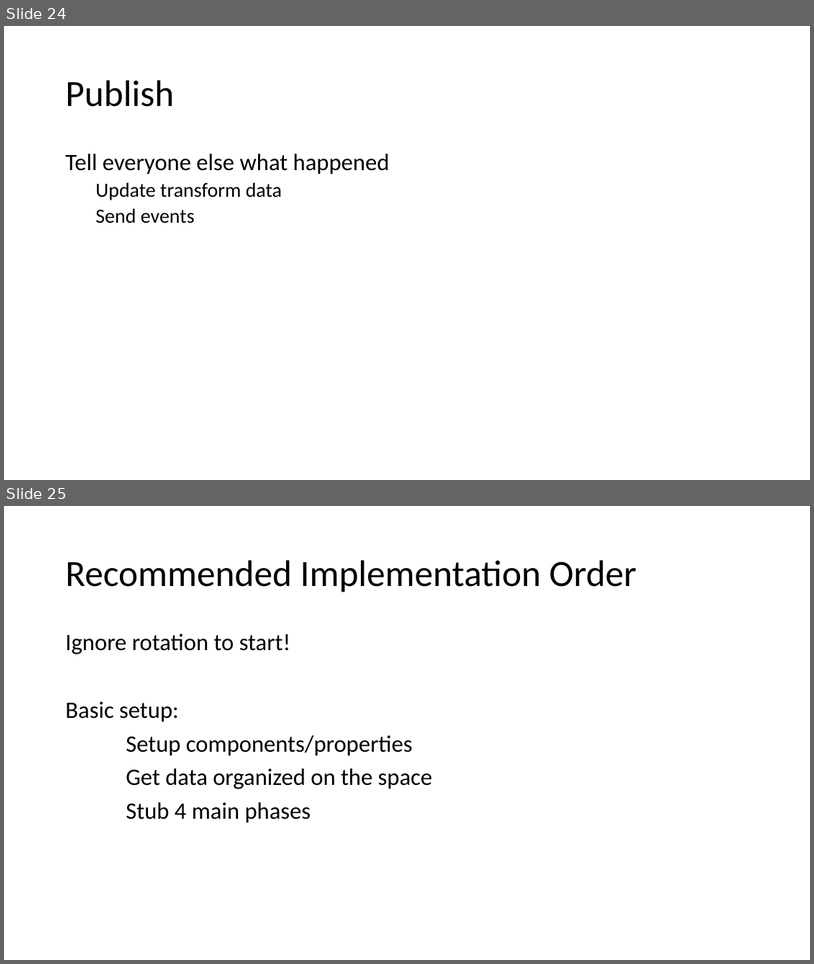
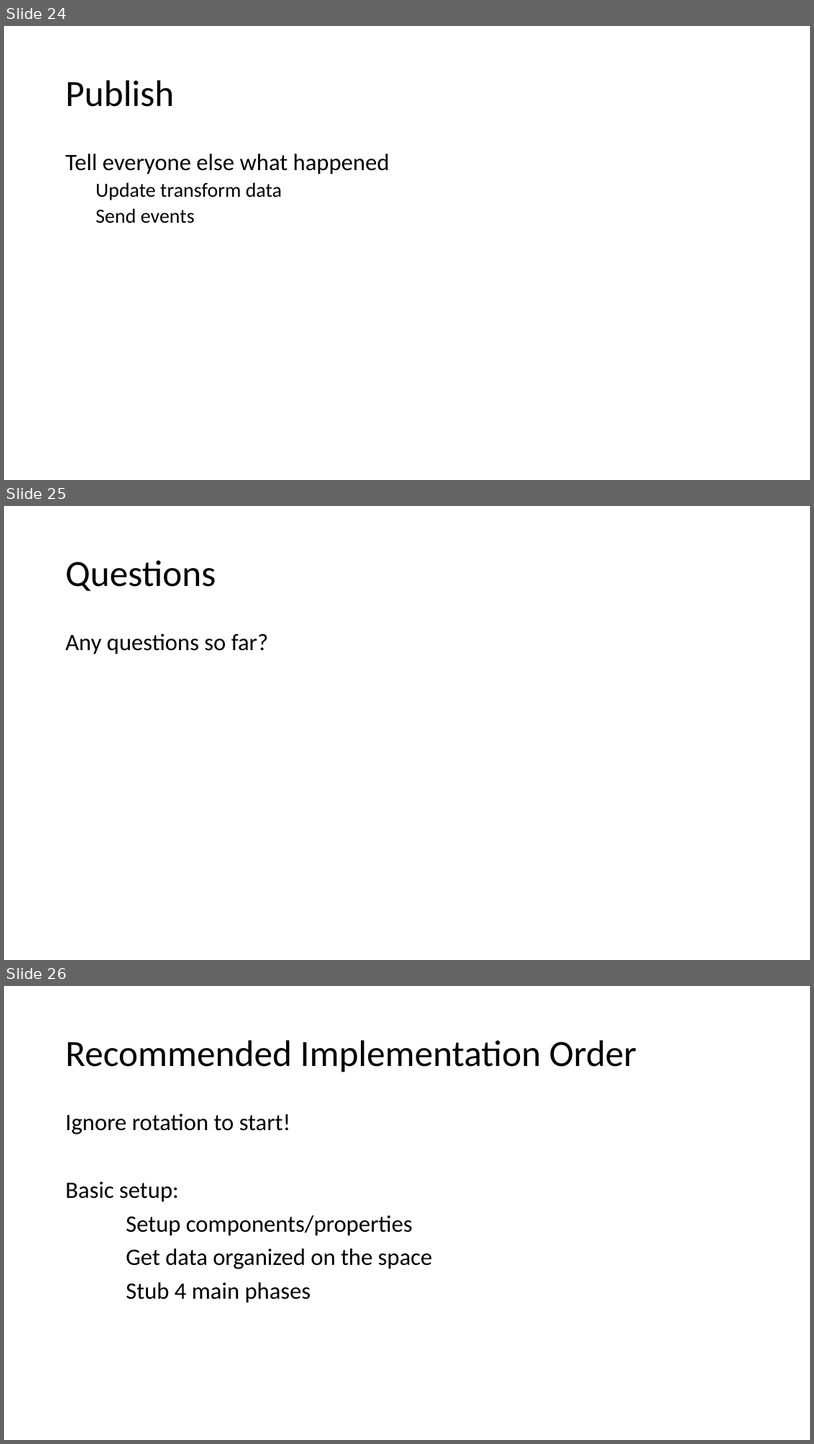
Before and after one commit to jodavis42/Physics2d, a slide deck: Physics 101.pptx. Shown one above the other, each under a label of ours: slides 24 and 25 before the commit, slides 24, 25 and 26 after it. The pictures are 814x964 and 814x1444 pixels, drawn with LibreOffice and Linux fonts; fonts in the diff are those of the drawing. Boxes give left, top, right and bottom in pixels: in the first picture for what was removed or moved away, otherwise in the second. Text is boxed around its words. In the diff, an @@ line names an element or a change of style, - is before the commit and + after.

```diff
--- a/Physics 101.pptx
+++ b/Physics 101.pptx
@@ slide 25 added at [4,506,810,960], background #FFFFFF @@
@@ title added at [65,560,216,591], 44 pt, text #000000 @@
+Questions
@@ text added at [65,633,268,654], 28 pt, text #000000 @@
+Any questions so far?
@@ what was slide 25 is now slide 26 @@
```
Also in this commit, not shown: 1 other file.
